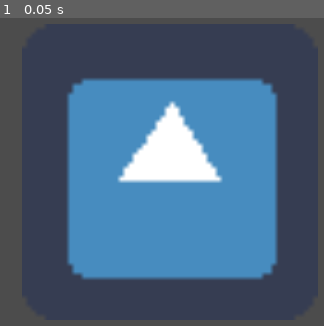
Above: before the commit, frame 1.
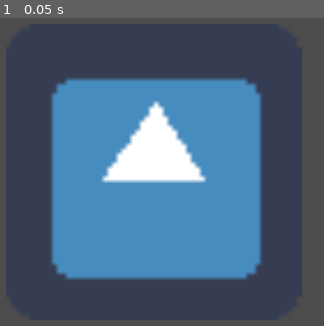
Above: after the commit, the same moment.

Repository: williamPropp/Safe-Breakers
Game: Godot game, scene res://safe_dial.tscn
The game is run twice, just before and just after one commit, with the same random seed, the same clock (stepped at 60 frames per second) and the same inputs. Before the commit the project starts from res://Test2.tscn. The engine's default icon, where the game draws it, is replaced by a stand-in: a white triangle on a blue panel in a dark square.
Inputs:
- Up to frame 1 (0.05 s): no input

The runs differ from the first frame. In frame 1, 11% of the frame differs, in the area x 15-86%, y 19-86%.

Commit message:
atan2 dial rotation fully functioning

Diff:
--- a/Test2.tscn
+++ /dev/null
@@ -1,12 +0,0 @@
-[gd_scene load_steps=3 format=2]
-
-[ext_resource path="res://rotate_sprite.gd" type="Script" id=1]
-[ext_resource path="res://icon.png" type="Texture" id=2]
-
-[node name="Node2D" type="Node2D"]
-
-[node name="Sprite" type="Sprite" parent="."]
-position = Vector2( 416, 200 )
-scale = Vector2( 4.625, 4.625 )
-texture = ExtResource( 2 )
-script = ExtResource( 1 )
--- /dev/null
+++ b/dial.gd
@@ -0,0 +1,44 @@
+extends Sprite
+
+var dial_rotation = 0
+var click_pos = Vector2.ZERO
+
+var is_dragging = false
+
+func _ready():
+#	OS.window_fullscreen = true
+	pass
+
+func _input(event):
+	# tests whether a click occured within the area of the sprite
+	if Input.is_action_just_pressed("left_mouse") && get_rect().has_point(to_local(event.position)):
+		# update click_pos offset and is_dragging state
+		click_pos = event.position
+		is_dragging = true
+	elif Input.is_action_just_released("left_mouse"):
+		# update dial_rotation offset and is_dragging state
+		dial_rotation = self.rotation_degrees
+		is_dragging = false
+
+	if is_dragging:
+		# get points: c (center of the dial), p0 (initial click position), and p1 (current drag position)
+		var c = position
+		var p0 = click_pos
+		var p1 = event.position
+
+		# calculate the angle to add to the dial's rotation
+		var add_rotation = angle_diff(c, p0, p1)
+
+		# rotate the dial using the current dial_rotation as an offset
+		self.rotation_degrees = add_rotation + dial_rotation
+
+
+# calculate the angle between 2 points about a center point
+# c is the center of the dial, p0 is the initial click position, and p1 is the current drag position
+func angle_diff(c : Vector2, p0 : Vector2, p1 : Vector2):
+	# the first half of the expression is the angle in radians between p1 and the x axis
+	# the second half of the expression is the angle offset in radians from the x axis, determined by p0
+	var angle_delta_rad = atan2(p1.y - c.y, p1.x - c.x) - atan2(p0.y - c.y, p0.x - c.x)
+
+	# convert to degrees before returning
+	return rad2deg(angle_delta_rad)
--- a/project.godot
+++ b/project.godot
@@ -11,13 +11,15 @@
 [application]
 
 config/name="Safe Breakers"
-run/main_scene="res://Test2.tscn"
+run/main_scene="res://safe_dial.tscn"
 config/icon="res://icon.png"
 
 [display]
 
 window/size/width=800
 window/size/height=400
+window/stretch/mode="2d"
+window/stretch/aspect="keep_width"
 
 [input]
 
--- a/quadrant.gd
+++ /dev/null
@@ -1,15 +0,0 @@
-extends Area2D
-
-
-func _on_quadrant_mouse_entered():
-	var area_image = get_node("area_image")
-	if(area_image.color == Color(255,0,0)):
-		area_image.color = Color(0,255,0)
-	elif(area_image.color == Color(0,255,0)):
-		area_image.color = Color(0,0,255)
-	elif(area_image.color == Color(0,0,255)):
-		area_image.color = Color(0,0,0)
-	elif(area_image.color == Color(0,0,0)):
-		area_image.color = Color(255,255,255)
-	else:
-		area_image.color = Color(255,0,0)
--- a/quadrant.tscn
+++ /dev/null
@@ -1,17 +0,0 @@
-[gd_scene load_steps=2 format=2]
-
-[ext_resource path="res://quadrant.gd" type="Script" id=1]
-
-[node name="quadrant" type="Area2D"]
-script = ExtResource( 1 )
-
-[node name="area_collision" type="CollisionPolygon2D" parent="."]
-position = Vector2( 1.6, -1.60001 )
-polygon = PoolVector2Array( 0, 0, -16, -368, 16, -368 )
-
-[node name="area_image" type="Polygon2D" parent="."]
-position = Vector2( 1.6, -1.60001 )
-polygon = PoolVector2Array( 0, 0, -16, -368, 16, -368 )
-
-[connection signal="mouse_entered" from="." to="." method="_on_Area2D_mouse_entered"]
-[connection signal="mouse_entered" from="." to="." method="_on_quadrant_mouse_entered"]
--- a/quadrant_area.gd
+++ /dev/null
@@ -1,8 +0,0 @@
-extends Area2D
-
-
-
-
-
-func _on_Area2D2_mouse_entered():
-	rotation_degrees += 5
--- a/radialTest.gd
+++ /dev/null
@@ -1,68 +0,0 @@
-extends Node2D
-
-#var width
-#var height
-#var from
-#var to = Vector2(0,0)
-#var color = Color(255,0,0)
-#var go_right = true
-#
-#var rng = RandomNumberGenerator.new()
-#
-#enum MOVE_STATE {TOP, RIGHT, BOTTOM, LEFT}
-#var curr_move_state = MOVE_STATE.TOP
-var quadrant_array = []
-
-func _ready():
-	var rot = 0
-	for i in 200:
-		var new_quadrant = load("res://quadrant.tscn")
-		var new_quadrant_instance = new_quadrant.instance()
-		add_child(new_quadrant_instance)
-		rot += 1.9
-		new_quadrant_instance.position = Vector2(400,200)
-		new_quadrant_instance.rotation = deg2rad(rot)
-		quadrant_array.append(new_quadrant_instance)
-#	var new_quadrant = Polygon2D
-#	new_quadrant = get_node("quadrant_container/quadrant")
-#	new_quadrant.rotation = deg2rad(5)
-
-#	rng.randomize()
-#	width = get_viewport().size.x
-#	height = get_viewport().size.y
-#	from = Vector2(width/2,height/2)
-
-func _process(delta):
-	pass
-#	match(curr_move_state):
-#		MOVE_STATE.TOP:
-#			if(to.x >= width):
-#				to.x = width
-#				curr_move_state = MOVE_STATE.RIGHT
-#			else:
-#				to += Vector2(10,0)
-#
-#		MOVE_STATE.RIGHT:
-#			if(to.y >= height):
-#				to.y = height
-#				curr_move_state = MOVE_STATE.BOTTOM
-#			else:
-#				to += Vector2(0,10)
-#
-#		MOVE_STATE.BOTTOM:
-#			if(to.x <= 0):
-#				to.x = 0
-#				curr_move_state = MOVE_STATE.LEFT
-#			else:
-#				to -= Vector2(10,0)
-#
-#		MOVE_STATE.LEFT:
-#			if(to.y <= 0):
-#				to.y = 0
-#				curr_move_state = MOVE_STATE.TOP
-#			else:
-#				to -= Vector2(0,10)
-#	update()
-
-#func _draw():
-#	draw_line(from,to,color)
--- a/rotate_sprite.gd
+++ /dev/null
@@ -1,61 +0,0 @@
-extends Sprite
-
-var sprite_rotation = 0
-var click_pos = Vector2.ZERO
-var move_delta = Vector2.ZERO
-
-var is_dragging = false
-
-func _input(event):
-	# second condition tests whether the click occured within the area of the sprite
-	if Input.is_action_just_pressed("left_mouse") && get_rect().has_point(to_local(event.position)):
-		print("clicked")
-		click_pos = event.position
-		is_dragging = true
-	elif Input.is_action_just_released("left_mouse"):
-		print("unclicked")
-		is_dragging = false
-		sprite_rotation = self.rotation_degrees
-
-	if is_dragging:
-#		move_delta = click_pos - event.position
-		var center = position
-		var p0 = click_pos
-		var p1 = event.position
-
-		# calculate the angle to add to the sprite's rotation
-		var add_rotation = angle_diff(center, p0, p1)
-
-		#if the rotation is negative, convert add_rotation to negative
-		if((p0.x > p1.x && p1.y < center.y) || (p0.x < p1.x && p1.y > center.y)): add_rotation *= -1
-
-		self.rotation_degrees = add_rotation + sprite_rotation
-#		self.rotation_degrees = -move_delta.x + sprite_rotation
-
-
-# calculate the angle between 2 points about a center point
-func angle_diff(center : Vector2, p0 : Vector2, p1 : Vector2):
-	# calculate (side length)^2's
-	var center_p0_sqr = length_sqr(center, p0)
-	var center_p1_sqr = length_sqr(center, p1)
-	var p0_p1_sqr = length_sqr(p0, p1)
-
-	# derive side lengths from (side length)^2's
-	var center_p0 = sqrt(center_p0_sqr)
-	var center_p1 = sqrt(center_p1_sqr)
-	var p0_p1 = sqrt(p0_p1_sqr)
-
-	# godot uses radians, so calculate angle radians
-	var angle_rad = acos((center_p0_sqr + center_p1_sqr - p0_p1_sqr)/(2*center_p0*center_p1))
-
-	# convert to degrees before return
-	return rad2deg(angle_rad)
-
-#calculate the distance between 2 points squared
-func length_sqr(A : Vector2, B : Vector2):
-	var x_diff = (A.x - B.x)
-	var y_diff = (A.y - B.y)
-	return (x_diff * x_diff) + (y_diff * y_diff)
-
-func _ready():
-	pass
--- /dev/null
+++ b/safe_dial.tscn
@@ -0,0 +1,12 @@
+[gd_scene load_steps=3 format=2]
+
+[ext_resource path="res://icon.png" type="Texture" id=1]
+[ext_resource path="res://dial.gd" type="Script" id=2]
+
+[node name="Node2D" type="Node2D"]
+
+[node name="dial" type="Sprite" parent="."]
+position = Vector2( 400, 200 )
+scale = Vector2( 4.625, 4.625 )
+texture = ExtResource( 1 )
+script = ExtResource( 2 )
--- a/test.tscn
+++ /dev/null
@@ -1,56 +0,0 @@
-[gd_scene load_steps=3 format=2]
-
-[ext_resource path="res://radialTest.gd" type="Script" id=1]
-[ext_resource path="res://icon.png" type="Texture" id=2]
-
-[node name="Node2D" type="Node2D"]
-script = ExtResource( 1 )
-__meta__ = {
-"_edit_lock_": true
-}
-
-[node name="Icon" type="Sprite" parent="."]
-position = Vector2( 400, 200 )
-texture = ExtResource( 2 )
-__meta__ = {
-"_edit_lock_": true
-}
-
-[node name="Area2D" type="Area2D" parent="."]
-visible = false
-__meta__ = {
-"_edit_lock_": true
-}
-
-[node name="quadrant" type="CollisionPolygon2D" parent="Area2D"]
-visible = false
-position = Vector2( 400, 200 )
-polygon = PoolVector2Array( 0, 0, -16, -368, 16, -368 )
-__meta__ = {
-"_edit_lock_": true
-}
-
-[node name="quadrant_color" type="Polygon2D" parent="Area2D"]
-visible = false
-position = Vector2( 400, 200 )
-polygon = PoolVector2Array( 0, 0, -16, -368, 16, -368 )
-__meta__ = {
-"_edit_lock_": true
-}
-
-[node name="Area2D2" type="Area2D" parent="."]
-visible = false
-position = Vector2( 400, 200 )
-__meta__ = {
-"_edit_lock_": true
-}
-
-[node name="CollisionPolygon2D" type="CollisionPolygon2D" parent="Area2D2"]
-visible = false
-polygon = PoolVector2Array( 0, 0, -16, -368, 16, -368 )
-
-[node name="CollisionPolygon2D2" type="Polygon2D" parent="Area2D2"]
-polygon = PoolVector2Array( 0, 0, -16, -368, 16, -368 )
-
-[connection signal="mouse_entered" from="Area2D" to="Area2D" method="_on_Area2D_mouse_entered"]
-[connection signal="mouse_entered" from="Area2D2" to="Area2D2" method="_on_Area2D2_mouse_entered"]
